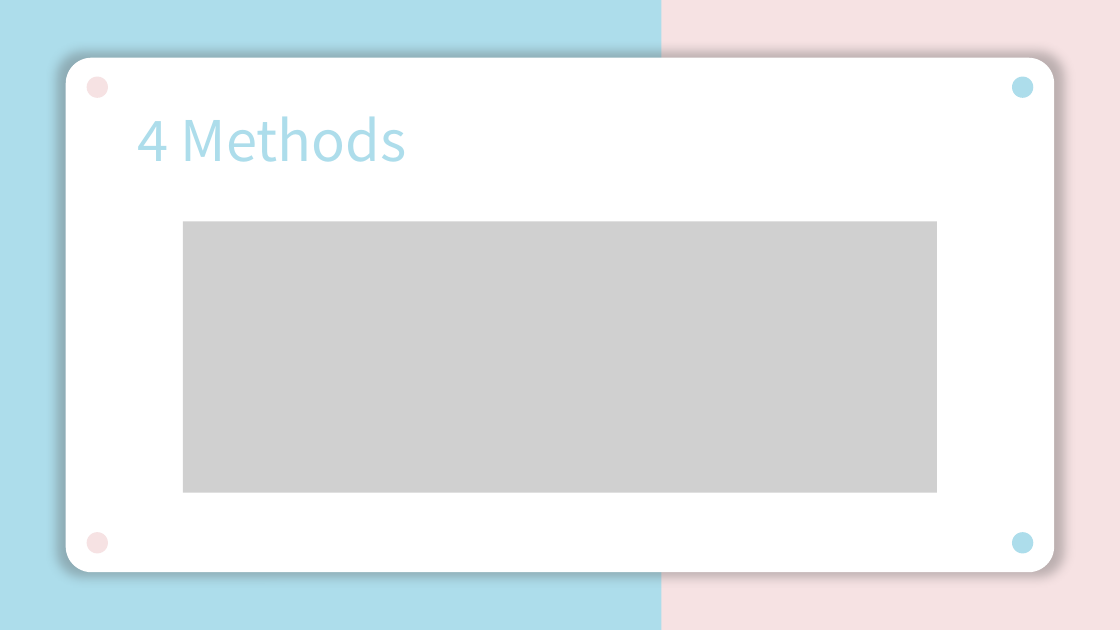
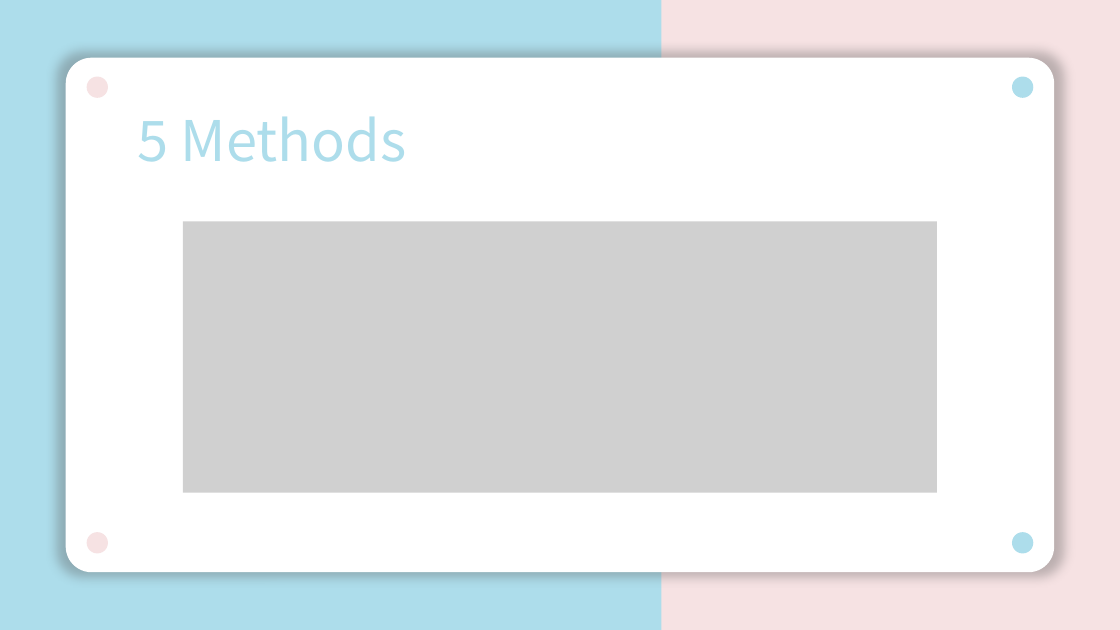
Before and after one commit to unclestay/ESILV---Python-for-data-analysis---devoir-2020, a slide deck: slide 6 of pythonProject.pptx. Drawn at 1120x630 pixels with LibreOffice and Linux fonts; fonts in the diff are those of the drawing; grey boxes stand for pictures. Boxes give left, top, right and bottom in pixels: in the first picture for what was removed or moved away, otherwise in the second. Text is boxed around its words. In the diff, an @@ line names an element or a change of style, - is before the commit and + after.

```diff
--- a/pythonProject.pptx
+++ b/pythonProject.pptx
@@ text at (x1=137, y1=116, x2=407, y2=162): text changed @@
-4 Methods
+5 Methods
```
Also in this commit, not shown: 4 other slides changed.
